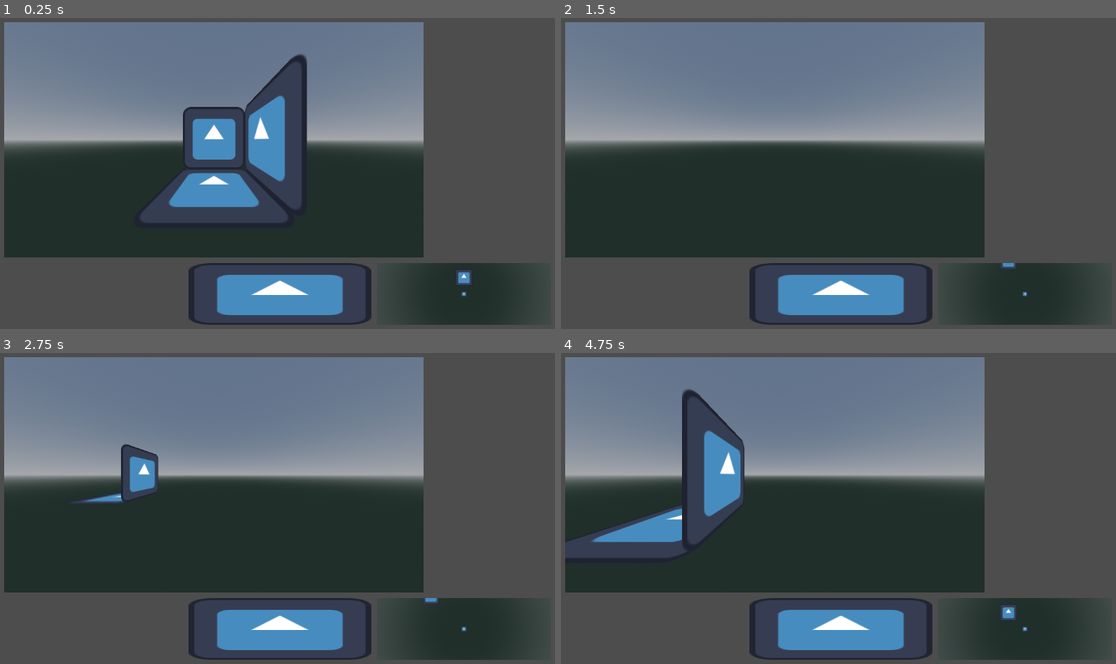
Above: before the commit, frames 1-4 (two rows, left to right).
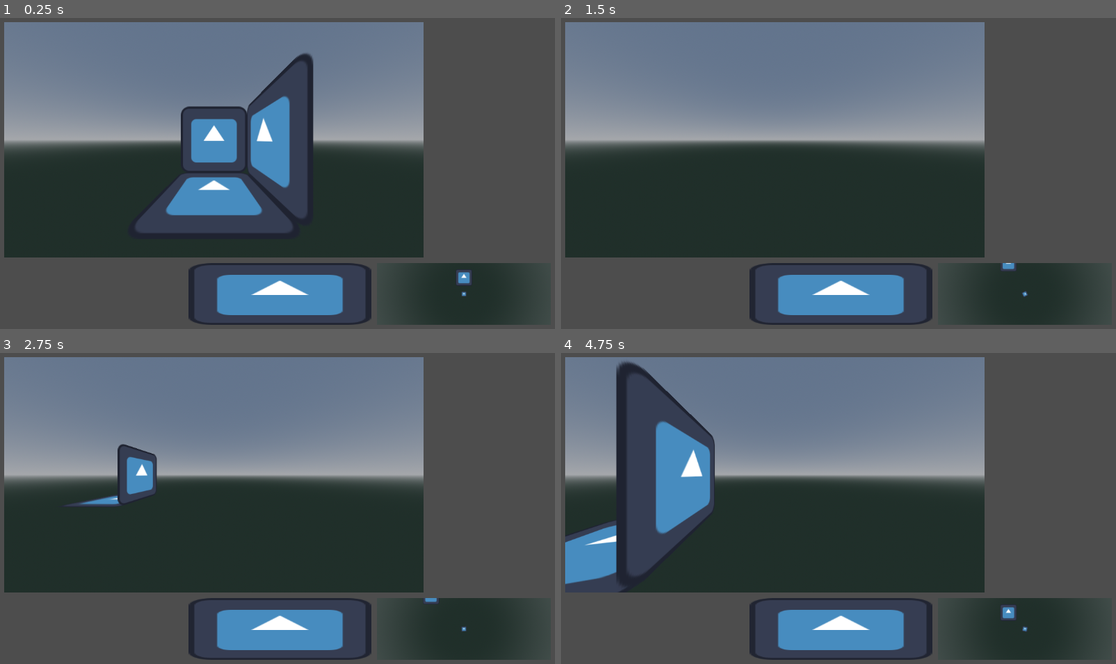
Above: after the commit, the same moments.

Repository: K1aymore/2023-Spring-Jam-Dungeon
Game: Godot game, scene res://super.tscn
Same seed, same stepped clock (60 frames per second), same inputs: the game is played once before the commit and once after it. The engine's default icon, where the game draws it, is replaced by a stand-in: a white triangle on a blue panel in a dark square.
Inputs:
- Up to frame 1 (0.25 s): no input
- Up to frame 2 (1.5 s): tap Enter at 0.5 s; hold D (right) 0.53-1.28 s; tap Q (lturn, bound only before the commit) at 0.6 s; tap E (rturn, bound only before the commit) at 0.8, 1.35 s; hold S (backward) from 1.28 s (still down)
- Up to frame 3 (2.75 s): tap Q (lturn, bound only before the commit) at 1.55, 2.1 s; release S (backward) at 2.03 s; hold D (right) from 2.03 s (still down); tap E (rturn, bound only before the commit) at 2.3 s
- Up to frame 4 (4.75 s): release D (right) at 2.78 s; hold W (forward) 2.78-3.53 s; tap E (rturn, bound only before the commit) at 2.85, 3.8, 4.35 s; tap Q (lturn, bound only before the commit) at 3.05, 3.6, 4.55 s; hold A (left) from 3.53 s (still down)

The runs differ from the first frame. In frame 1, 4.2% of the frame differs, in the area x 24-57%, y 11-70%; in frame 2, less than 0.1%; in frame 3, 0.7%; in frame 4, 12%, in the area x 0-85%, y 2-90%.

Commit message:
Wall collision, polished movement

Diff:
--- a/Game.gd
+++ b/Game.gd
@@ -2,10 +2,6 @@
 
 @onready var player : CharacterBody3D = %Player
 @onready var playerCam : Camera3D = %PlayerCam
-
-@onready var rotateTo := playerCam.rotation.y
-@onready var moveTo := playerCam.position
-var queuedMove
 
 var deltaG : float
 
@@ -21,89 +17,48 @@
 func _process(delta):
 	deltaG = delta
 
-	check_move_turn_input()
+	turnCam()
+	moveCam()
 
+
+
+
+func turnCam():
 	if get_parent().instantTurn:
-		inst_turn()
+		instTurn()
 	else:
-		smooth_turn()
+		smoothTurn()
 
 	if playerCam.rotation.y < 0:
 		playerCam.rotation.y += PI * 2
 	elif playerCam.rotation.y >= PI * 2:
 		playerCam.rotation.y -= PI * 2
 
+
+func instTurn():
+	playerCam.rotation.y = player.rotation.y
+
+func smoothTurn():
+	var turnSpeed = clamp(deltaG * get_parent().turnSpeed, 0, 1)
+	playerCam.rotation.y = lerp_angle(playerCam.rotation.y, player.rotation.y, turnSpeed)
+
+
+
+
+
+func moveCam():
 	if get_parent().instantMove:
-		inst_move()
+		instMove()
 	else:
-		smooth_move()
+		smoothMove()
 
 	%MapCam.position = playerCam.position
 	%MapCam.position.y = MAPCAM_HEIGHT
 
 
-func inst_turn():
-	playerCam.rotation.y = rotateTo
+func instMove():
+	playerCam.position = player.position
 
-
-func smooth_turn():
-	var turnSpeed = clamp(deltaG * get_parent().turnSpeed, 0, 1)
-	playerCam.rotation.y = lerp_angle(playerCam.rotation.y, rotateTo, turnSpeed)
-
-
-func inst_move():
-	playerCam.position = moveTo
-
-
-func smooth_move():
+func smoothMove():
 	var moveSpeed = clamp(deltaG * get_parent().moveSpeed, 0, 1)
-	playerCam.position = playerCam.position.lerp(moveTo, moveSpeed)
-
-
-func check_move_turn_input():
-	if Input.is_action_just_pressed("lturn"):
-		rotateTo += PI/2
-	if Input.is_action_just_pressed("rturn"):
-		rotateTo -= PI/2
-
-	if rotateTo < 0:
-		rotateTo += PI * 2
-	elif rotateTo >= PI * 2:
-		rotateTo -= PI * 2
-
-	var movement := Vector3.ZERO
-	if Input.is_action_just_pressed("forward"):
-		movement = calc_forw_move()
-
-	if Input.is_action_just_pressed("backward"):
-		movement = calc_forw_move()
-		movement.z = -movement.z
-		movement.x = -movement.x
-
-	if Input.is_action_just_pressed("left"):
-		movement = calc_forw_move()
-		var temp = movement.x
-		movement.x = movement.z
-		movement.z = -temp
-
-	if Input.is_action_just_pressed("right"):
-		movement = calc_forw_move()
-		var temp = movement.x
-		movement.x = -movement.z
-		movement.z = temp
-
-	moveTo += movement
-
-
-
-func calc_forw_move() -> Vector3:
-	if is_zero_approx(rotateTo):
-		return Vector3(0,0,-4)
-	elif is_equal_approx(rotateTo, PI/2):
-		return Vector3(-4,0,0)
-	elif is_equal_approx(rotateTo, PI):
-		return Vector3(0,0,4)
-	elif is_equal_approx(rotateTo, (3*PI)/2):
-		return Vector3(4,0,0)
-
-	return Vector3.ZERO
+	playerCam.position = playerCam.position.lerp(player.position, moveSpeed)
--- /dev/null
+++ b/Player.gd
@@ -0,0 +1,66 @@
+extends CharacterBody3D
+
+
+# Called when the node enters the scene tree for the first time.
+func _ready():
+	pass # Replace with function body.
+
+
+# Called every frame. 'delta' is the elapsed time since the previous frame.
+func _process(delta):
+	turn()
+	move()
+
+
+
+func turn():
+	if Input.is_action_just_pressed("turn_left"):
+		rotation.y += PI/2
+	if Input.is_action_just_pressed("turn_right"):
+		rotation.y -= PI/2
+
+	if rotation.y < 0:
+		rotation.y += PI * 2
+	elif rotation.y >= PI * 2:
+		rotation.y -= PI * 2
+
+	rotation.y = snapped(rotation.y, PI/2)
+
+
+
+func move():
+	var movement := Vector3.ZERO
+	if Input.is_action_just_pressed("forward") && !$RayForward.is_colliding():
+		movement = calc_forw_move()
+
+	if Input.is_action_just_pressed("backward") && !$RayBack.is_colliding():
+		movement = calc_forw_move()
+		movement.z = -movement.z
+		movement.x = -movement.x
+
+	if Input.is_action_just_pressed("left") && !$RayLeft.is_colliding():
+		movement = calc_forw_move()
+		var temp = movement.x
+		movement.x = movement.z
+		movement.z = -temp
+
+	if Input.is_action_just_pressed("right") && !$RayRight.is_colliding():
+		movement = calc_forw_move()
+		var temp = movement.x
+		movement.x = -movement.z
+		movement.z = temp
+
+	move_and_collide(movement)
+
+
+func calc_forw_move() -> Vector3:
+	if is_zero_approx(rotation.y):
+		return Vector3(0,0,-4)
+	elif is_equal_approx(rotation.y, PI/2):
+		return Vector3(-4,0,0)
+	elif is_equal_approx(rotation.y, PI):
+		return Vector3(0,0,4)
+	elif is_equal_approx(rotation.y, (3*PI)/2):
+		return Vector3(4,0,0)
+
+	return Vector3.ZERO
--- a/Super.gd
+++ b/Super.gd
@@ -1,7 +1,7 @@
 extends Control
 
-var instantTurn := true
-var instantMove := true
+var instantTurn := false
+var instantMove := false
 
 var turnSpeed := 10
 var moveSpeed := 10
--- a/project.godot
+++ b/project.godot
@@ -46,12 +46,12 @@
 "events": [Object(InputEventKey,"resource_local_to_scene":false,"resource_name":"","device":-1,"window_id":0,"alt_pressed":false,"shift_pressed":false,"ctrl_pressed":false,"meta_pressed":false,"pressed":false,"keycode":0,"physical_keycode":68,"key_label":0,"unicode":100,"echo":false,"script":null)
 ]
 }
-lturn={
+turn_left={
 "deadzone": 0.5,
 "events": [Object(InputEventKey,"resource_local_to_scene":false,"resource_name":"","device":-1,"window_id":0,"alt_pressed":false,"shift_pressed":false,"ctrl_pressed":false,"meta_pressed":false,"pressed":false,"keycode":0,"physical_keycode":81,"key_label":0,"unicode":113,"echo":false,"script":null)
 ]
 }
-rturn={
+turn_right={
 "deadzone": 0.5,
 "events": [Object(InputEventKey,"resource_local_to_scene":false,"resource_name":"","device":-1,"window_id":0,"alt_pressed":false,"shift_pressed":false,"ctrl_pressed":false,"meta_pressed":false,"pressed":false,"keycode":0,"physical_keycode":69,"key_label":0,"unicode":101,"echo":false,"script":null)
 ]
--- a/super.tscn
+++ b/super.tscn
@@ -6,6 +6,7 @@
 [ext_resource type="Theme" uid="uid://dxbyj4ks8h1tj" path="res://new_theme.tres" id="1_v1hwd"]
 [ext_resource type="Texture2D" uid="uid://0plgdl6ql80a" path="res://icon.svg" id="2_tsp6m"]
 [ext_resource type="PackedScene" uid="uid://b855oaou05845" path="res://TileTurn.tscn" id="4_7d0wy"]
+[ext_resource type="Script" path="res://Player.gd" id="5_8urhi"]
 
 [sub_resource type="ProceduralSkyMaterial" id="ProceduralSkyMaterial_oad6b"]
 ground_bottom_color = Color(0.133333, 0.188235, 0.168627, 1)
@@ -16,6 +17,8 @@
 [sub_resource type="Environment" id="Environment_mlbo2"]
 background_mode = 2
 sky = SubResource("Sky_xu33g")
+
+[sub_resource type="BoxShape3D" id="BoxShape3D_vii7j"]
 
 [node name="Super" type="Control"]
 layout_mode = 3
@@ -49,9 +52,27 @@
 
 [node name="Player" type="CharacterBody3D" parent="Game"]
 unique_name_in_owner = true
+transform = Transform3D(1, 0, 0, 0, 1, 0, 0, 0, 1, 0, 2, 0)
+motion_mode = 1
+script = ExtResource("5_8urhi")
 
-[node name="RayCast3D" type="RayCast3D" parent="Game/Player"]
+[node name="CollisionShape3D" type="CollisionShape3D" parent="Game/Player"]
+shape = SubResource("BoxShape3D_vii7j")
+
+[node name="RayForward" type="RayCast3D" parent="Game/Player"]
 transform = Transform3D(1, 0, 0, 0, -4.37114e-08, -1, 0, 1, -4.37114e-08, 0, 0, 0)
+target_position = Vector3(0, -2.2, 0)
+
+[node name="RayLeft" type="RayCast3D" parent="Game/Player"]
+transform = Transform3D(-4.37114e-08, 1, -4.37114e-08, 0, -4.37114e-08, -1, -1, -4.37114e-08, 1.91069e-15, 0, 0, 0)
+target_position = Vector3(0, -2.2, 0)
+
+[node name="RayBack" type="RayCast3D" parent="Game/Player"]
+transform = Transform3D(-1, -8.74228e-08, 3.82137e-15, 0, -4.37114e-08, -1, 8.74228e-08, -1, 4.37114e-08, 0, 0, 0)
+target_position = Vector3(0, -2.2, 0)
+
+[node name="RayRight" type="RayCast3D" parent="Game/Player"]
+transform = Transform3D(1.19249e-08, -1, 4.37114e-08, 0, -4.37114e-08, -1, 1, 1.19249e-08, -5.21253e-16, 0, 0, 0)
 target_position = Vector3(0, -2.2, 0)
 
 [node name="VSplitContainer" type="VSplitContainer" parent="Game"]
@@ -77,8 +98,9 @@
 
 [node name="PlayerCam" type="Camera3D" parent="Game/VSplitContainer/HSplitContainer/SubViewportContainer/SubViewport"]
 unique_name_in_owner = true
-transform = Transform3D(1, 0, 0, 0, 1, 0, 0, 0, 1, 0, 1.9, 0)
-fov = 103.6
+transform = Transform3D(1, 0, 0, 0, 1, 0, 0, 0, 1, 0, 2, 0)
+current = true
+fov = 100.0
 
 [node name="Sprite3D" type="Sprite3D" parent="Game/VSplitContainer/HSplitContainer/SubViewportContainer/SubViewport/PlayerCam"]
 transform = Transform3D(1, 0, 0, 0, -4.37114e-08, 1, 0, -1, -4.37114e-08, 0, -0.981441, 0)
Not shown: 1 places in super.tscn that only renumber resources
